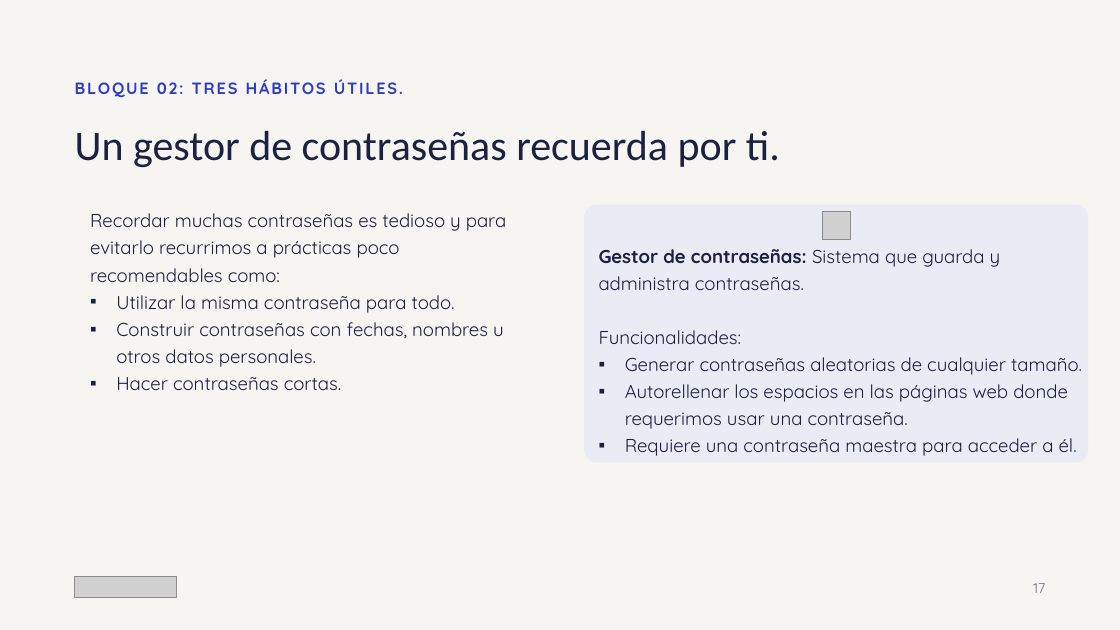
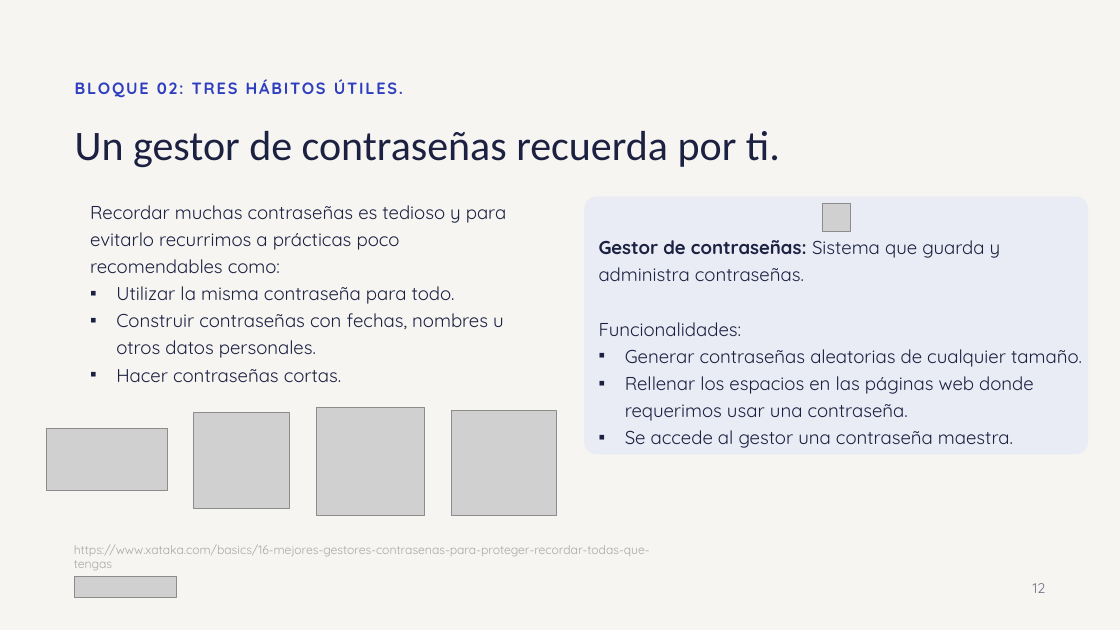
Before and after one commit to pralogy/claudecloudetemasgenerales, a slide deck: slide 12 of Ciberseguridad_sin_ansiedad.pptx. Drawn at 1120x630 pixels with LibreOffice and Linux fonts; fonts in the diff are those of the drawing; grey boxes stand for pictures. Boxes give left, top, right and bottom in pixels: in the first picture for what was removed or moved away, otherwise in the second. Text is boxed around its words. In the diff, an @@ line names an element or a change of style, - is before the commit and + after.

```diff
--- a/Ciberseguridad_sin_ansiedad.pptx
+++ b/Ciberseguridad_sin_ansiedad.pptx
@@ 2 texts, 1 picture, 1 rounded rectangle moved together from (x1=90, y1=205, x2=1089, y2=463) to (x1=90, y1=197, x2=1089, y2=455) @@
@@ text at (x1=625, y1=376, x2=1034, y2=448): text changed @@
-▪ Autorellenar los espacios en las páginas web donde requerimos usar una contraseña.
-▪ Requiere una contraseña maestra para acceder a él.
+▪ Rellenar los espacios en las páginas web donde requerimos usar una contraseña.
+▪ Se accede al gestor una contraseña maestra.
@@ picture added at (x1=194, y1=413, x2=290, y2=508) @@
@@ picture added at (x1=316, y1=408, x2=424, y2=516) @@
@@ picture added at (x1=451, y1=411, x2=556, y2=516) @@
@@ picture added at (x1=47, y1=429, x2=167, y2=490) @@
@@ text added at (x1=74, y1=544, x2=650, y2=570), 10.5 pt, text #A8A8A8 @@
+https://www.xataka.com/basics/16-mejores-gestores-contrasenas-para-proteger-recordar-todas-que-tengas
@@ text at (x1=1033, y1=583, x2=1046, y2=593): text changed @@
-17
+12
```
Also in this commit, not shown: 3 other slides changed.
